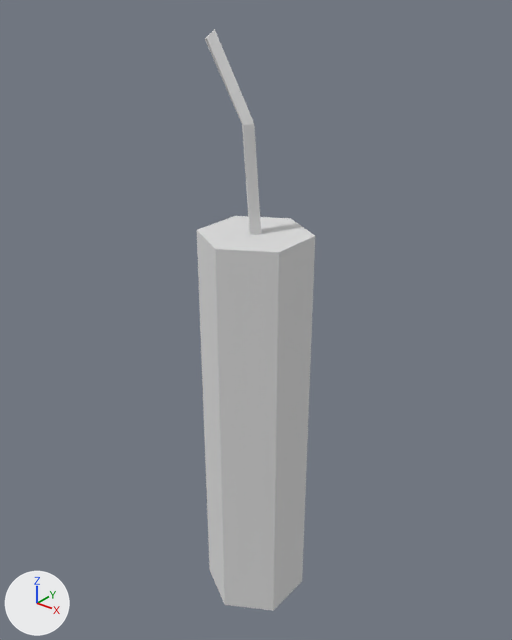
The glTF model models/ultimate-pack/low-poly-10/m/weapons-dynamite.glb as it was, and as the next commit left it.
One viewpoint serves both versions: a camera (50 mm lens) standing at (0.339, -0.402, 0.526) and looking at (0.009, 0.011, 0.27). The axes (+X, +Y, +Z) are drawn at lower left. The lights are the same throughout. The first picture is the older version. Where no turn or scale is listed for an object, it has been applied to the vertices.

The older version as bpy lines, for what is in view:
```python
mat_17_grey_darkest = principled_material('17 GREY-DARKEST')
mat_17_grey_darkest.base_color = (0.8, 0.8, 0.8)  # white #e7e7e7
mat_17_grey_darkest.metallic = 0.4
mat_17_grey_darkest.roughness = 1.0
mat_26_red_dark = principled_material('26 RED-DARK')
mat_26_red_dark.base_color = (0.8, 0.8, 0.8)  # white #e7e7e7
mat_26_red_dark.metallic = 0.4
mat_26_red_dark.roughness = 1.0
me_dynamite = bpy.data.meshes.new('dynamite')
me_dynamite.from_pydata(...)  # 24 vertices, 38 faces; spans x -0.046..0.04, y -0.046..0.046, z 0.0..0.492
# faces by material slot: [20, 18]
me_dynamite.materials.append(mat_26_red_dark)  # white #e7e7e7
me_dynamite.materials.append(mat_17_grey_darkest)  # white #e7e7e7
ob_dynamite = bpy.data.objects.new('dynamite', me_dynamite)
ob_dynamite.location = (0.0167, 0.0, 0.0)
```
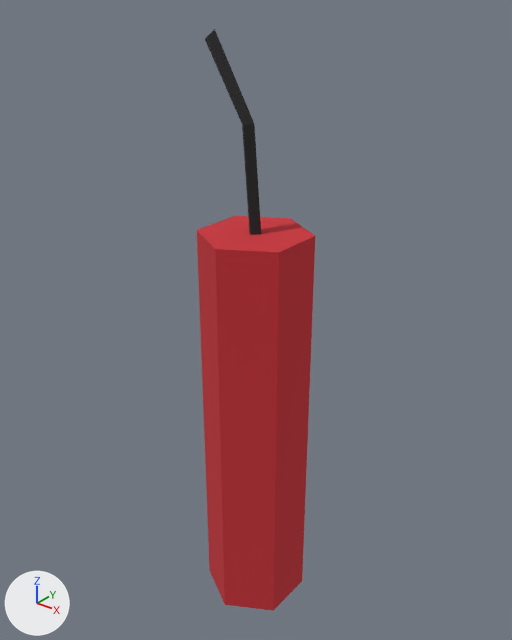
Diff of the bpy script that builds the scene:
```diff
--- a/models/ultimate-pack/low-poly-10/m/weapons-dynamite.glb.py
+++ b/models/ultimate-pack/low-poly-10/m/weapons-dynamite.glb.py
@@ mat_26_red_dark @@
 mat_26_red_dark = principled_material('26 RED-DARK')
-mat_26_red_dark.base_color = (0.8, 0.8, 0.8)  # white #e7e7e7
+mat_26_red_dark.base_color = (0.591, 0.0296, 0.0395)  # red #ca3038
 mat_26_red_dark.metallic = 0.4
@@ mat_17_grey_darkest @@
 mat_17_grey_darkest = principled_material('17 GREY-DARKEST')
-mat_17_grey_darkest.base_color = (0.8, 0.8, 0.8)  # white #e7e7e7
+mat_17_grey_darkest.base_color = (0.0222, 0.0222, 0.0222)  # black #292929
 mat_17_grey_darkest.metallic = 0.4
```

Pixel boxes [x1, y1, x2, y2] of what changed, in the pictures (512 x 640 px):
'dynamite', recoloured (white to red)
    both: [197, 29, 315, 611]
